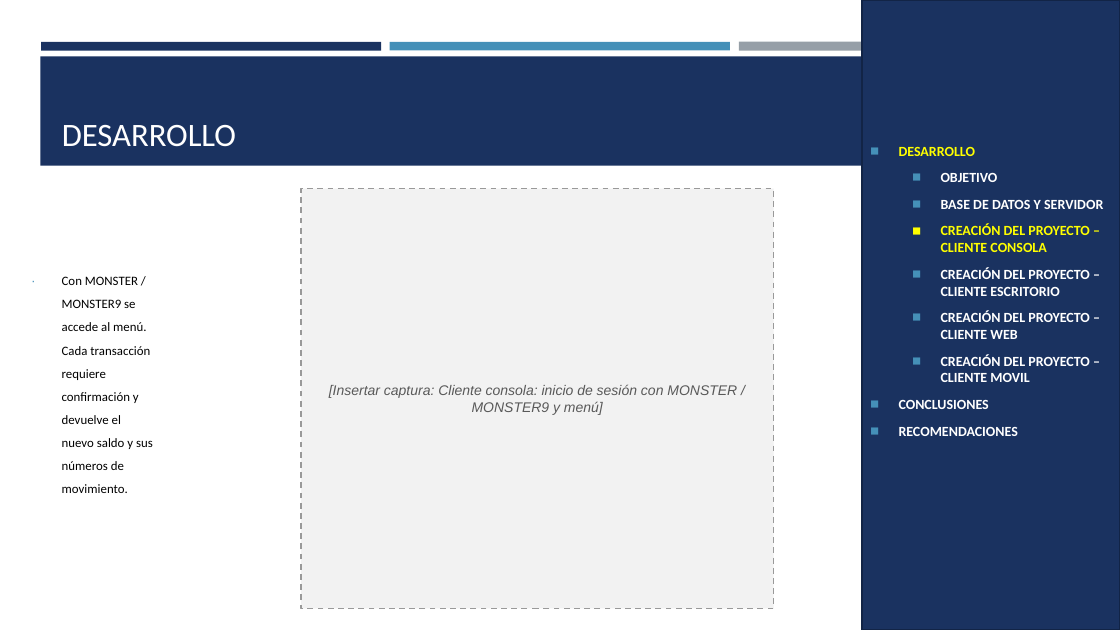
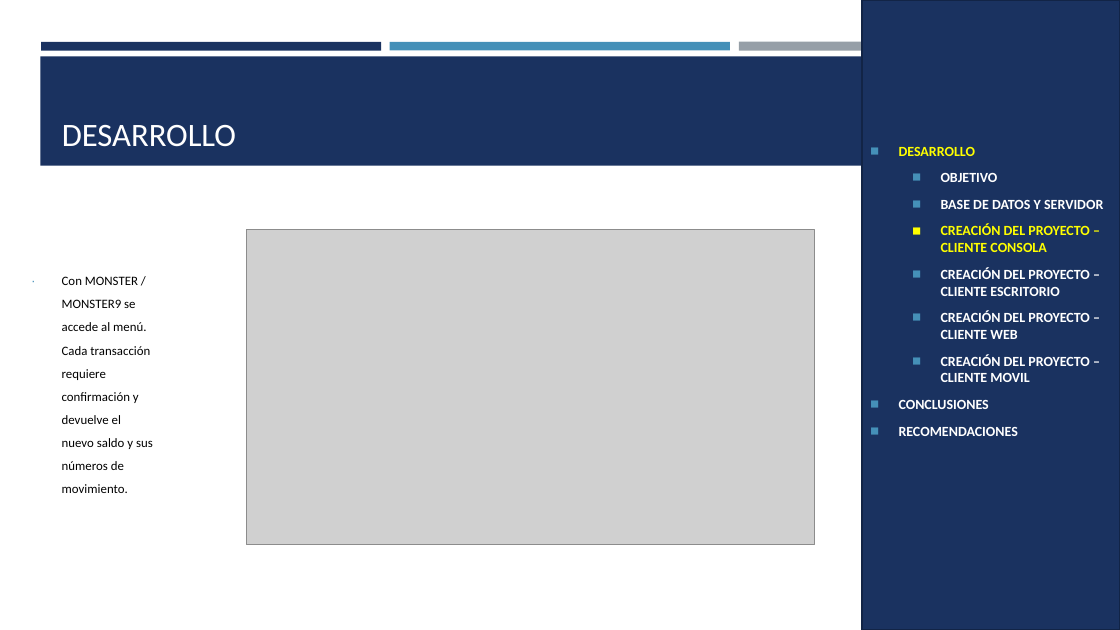
Before and after one commit to Teo344/Arquitectura_GRUPO03, a slide deck: slide 24 of TG.1.4. PAO202651_EUREKA_BDDLOCAL_RESTFUL_DOTNET_NRC36884_GR03/05. DOCUMENTACION/PRESENTACION TG.1.4. EUREKABANK RESTFUL con BDD LOCAL en DOTNET GR03.pptx. Drawn at 1120x630 pixels with LibreOffice and Linux fonts; fonts in the diff are those of the drawing; grey boxes stand for pictures. Boxes give left, top, right and bottom in pixels: in the first picture for what was removed or moved away, otherwise in the second. Text is boxed around its words. In the diff, an @@ line names an element or a change of style, - is before the commit and + after.

```diff
--- a/TG.1.4. PAO202651_EUREKA_BDDLOCAL_RESTFUL_DOTNET_NRC36884_GR03/05. DOCUMENTACION/PRESENTACION TG.1.4. EUREKABANK RESTFUL con BDD LOCAL en DOTNET GR03.pptx
+++ b/TG.1.4. PAO202651_EUREKA_BDDLOCAL_RESTFUL_DOTNET_NRC36884_GR03/05. DOCUMENTACION/PRESENTACION TG.1.4. EUREKABANK RESTFUL con BDD LOCAL en DOTNET GR03.pptx
@@ rectangle removed at [302,189,774,609] @@
-[Insertar captura: Cliente consola: inicio de sesión con MONSTER / MONSTER9 y menú]
@@ picture added at [246,230,815,545] @@
```
Also in this commit, not shown: 23 other slides changed, 1 other file.
